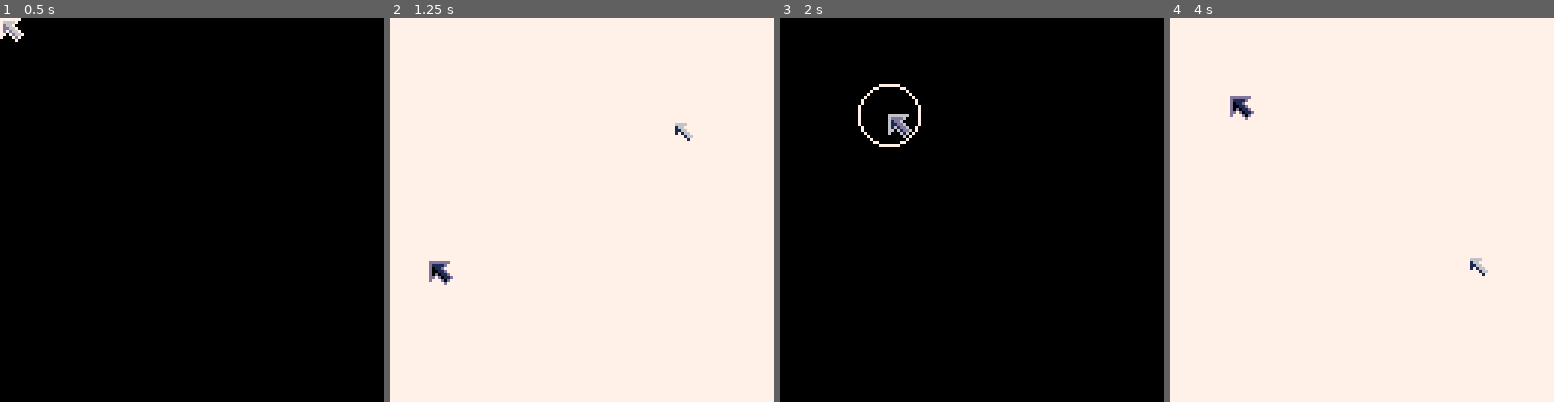
Above: before the commit, frames 1-4 (left to right).
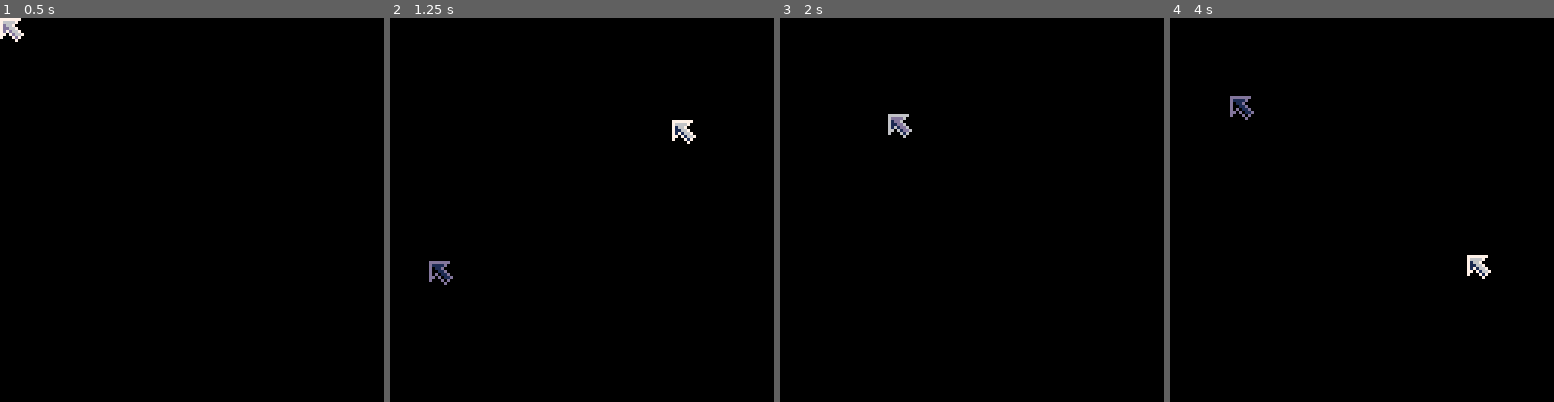
Above: after the commit, the same moments.

Repository: wesen/carts
Game: PICO-8 cartridge games/gamedevgame/gamedevgame.p8
Same seed, same stepped clock (60 frames per second), same inputs: the game is played once before the commit and once after it.
Inputs (mouse positions are in pixels of both pictures, inside the frame that each line leads up to):
- Up to frame 1 (0.5 s): no input
- Up to frame 2 (1.25 s): click (670, 121) at 0.67 s; click (436, 267) at 1.22 s
- Up to frame 3 (2 s): click (887, 114) at 1.77 s
- Up to frame 4 (4 s): click (1342, 259) at 2.32 s; click (1404, 106) at 2.87 s; click (1465, 256) at 3.42 s; click (1231, 102) at 3.97 s

Frame 1 is identical in both runs. In frame 2, 99% of the frame differs, in the area x 0-100%, y 0-100%; in frame 3, 0.3%; in frame 4, 99%.

Commit message:
Trail and shake only

Diff:
--- a/games/gamedevgame/gamedevgame.p8
+++ b/games/gamedevgame/gamedevgame.p8
@@ -793,8 +793,8 @@
   self.circle_x=glb_mouse_x
   self.circle_y=glb_mouse_y
   shake(self,2)
-  cls(7)
-  circfill(glb_mouse_x,glb_mouse_y,10,7)
+  -- cls(7)
+  -- circfill(glb_mouse_x,glb_mouse_y,10,7)
   self.jiggle=false
  end
 
@@ -818,7 +818,7 @@
  if self.circle_t<15 then
   -- self.circle_t+=2
   self.circle_t*=1.2
-  circ(self.circle_x,self.circle_y,self.circle_t,7)
+  -- circ(self.circle_x,self.circle_y,self.circle_t,7)
   darken((15-self.circle_t)/15*30+10)
   -- pal(7,5)
  end
--- a/games/gamedevgame/mouse.lua
+++ b/games/gamedevgame/mouse.lua
@@ -23,8 +23,8 @@
   self.circle_x=glb_mouse_x
   self.circle_y=glb_mouse_y
   shake(self,2)
-  cls(7)
-  circfill(glb_mouse_x,glb_mouse_y,10,7)
+  -- cls(7)
+  -- circfill(glb_mouse_x,glb_mouse_y,10,7)
   self.jiggle=false
  end
 
@@ -48,7 +48,7 @@
  if self.circle_t<15 then
   -- self.circle_t+=2
   self.circle_t*=1.2
-  circ(self.circle_x,self.circle_y,self.circle_t,7)
+  -- circ(self.circle_x,self.circle_y,self.circle_t,7)
   darken((15-self.circle_t)/15*30+10)
   -- pal(7,5)
  end
